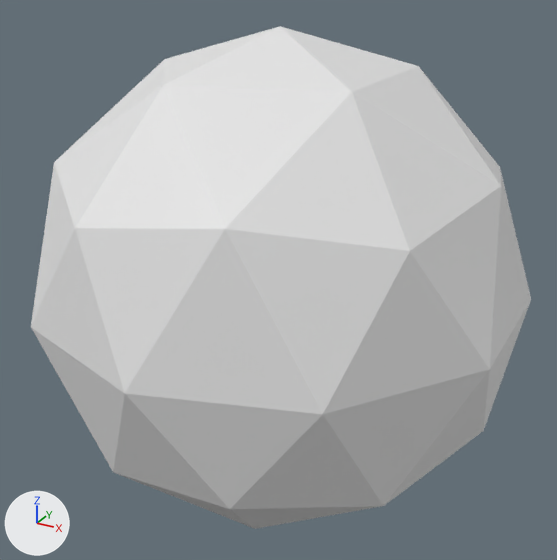
The OBJ model models/sphere.obj as it was, and as the next commit left it.
Before and after are seen from a camera (50 mm lens) standing at (1.406, -2.569, 1.282) and looking at (-0.005, -0.003, -0.001). Every picture has the same lights, and +X, +Y and +Z are marked at lower left. Where no turn or scale is listed for an object, it has been applied to the vertices.
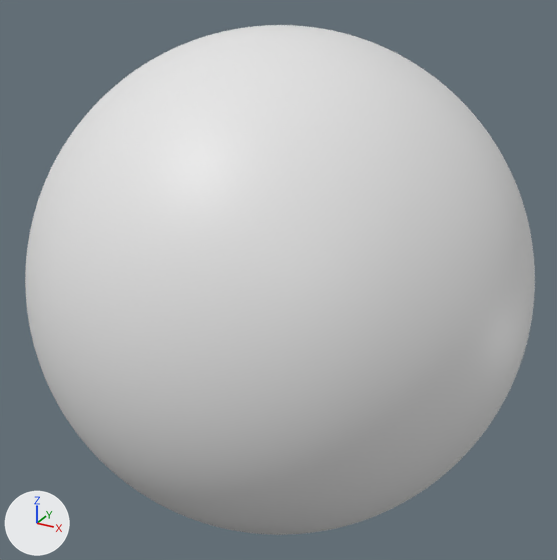
The change, as JSON lines over the scene's bpy script:
```json
{"block": "me_icosphere", "where": "# used by ob_icosphere; location = (0.0, 0.0, 0.0)"}
{"op": "remove", "block": "me_icosphere", "code": "me_icosphere.from_pydata(...)  # 42 vertices, 80 faces; spans x -0.95..0.95, y -1.0..1.0, z -1.0..1.0"}
{"op": "add", "block": "me_icosphere", "code": "me_icosphere.from_pydata(...)  # 10242 vertices, 20480 faces; spans x -1.0..1.0, y -1.0..1.0, z -1.0..1.0"}
{"block": "me_icosphere", "change": "me_icosphere part 1: 10200 vertices added at x -1.0..1.0, y -1.0..1.0, z -1.0..1.0"}
```

Pixel boxes [x1, y1, x2, y2] of what changed, in the pictures (557 x 560 px):
```json
{"object": "Icosphere", "change": "reshaped", "before": [31, 26, 531, 529], "after": [25, 25, 535, 535]}
{"part": 1, "of": "me_icosphere", "change": "added", "after": [25, 25, 535, 535]}
```
